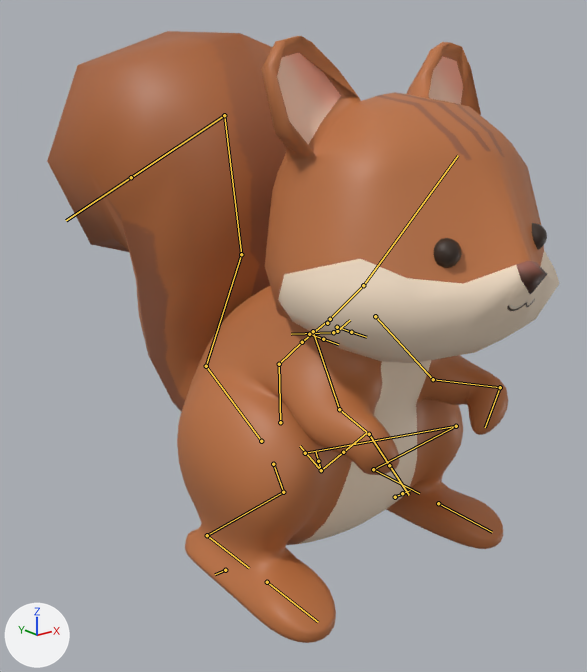
A saved change to the FBX model Assets/_Project/Resources/HabitatAnimals/Squirrel.fbx.
Camera for both pictures: a 50 mm camera at (-0.912, -1.04, 0.829) aimed at (0.042, 0.153, 0.352). The lights are fixed; the arrows at lower left show +X, +Y and +Z. The older version comes first. The bones that change, and the others that lie on the model, are drawn over the model as lines.

Names of what the first picture shows: 'body', 'head', 'tail'.
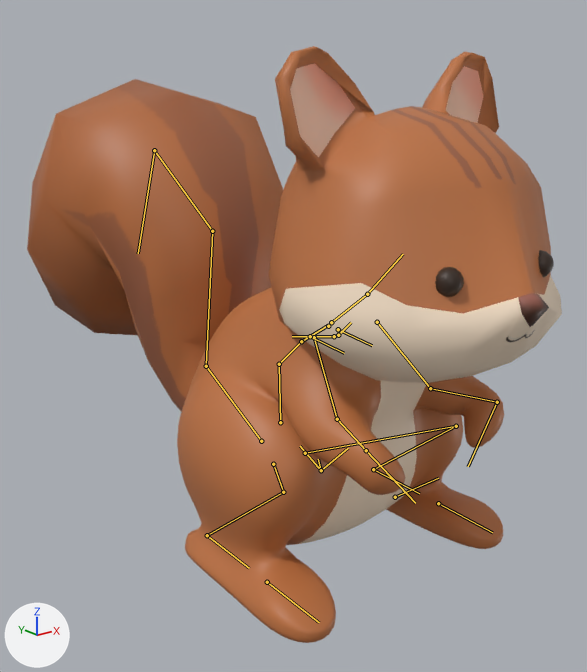
The newer file adds an action. The first version stands in its rest pose; the second is drawn at frame 47 of the action 'metarig|head'.

Patch to the scene script:
```diff
--- a/Assets/_Project/Resources/HabitatAnimals/Squirrel.fbx.py
+++ b/Assets/_Project/Resources/HabitatAnimals/Squirrel.fbx.py
@@ bone_spine_002 @@
 bone_spine_002 = bpy.data.objects['metarig'].pose.bones['spine.002']  # child of 'spine.001'
-bone_spine_002.rotation_quaternion = (1.0, 0.0, 0.0, 0.0)  # degrees (0, 0, 0)
+bone_spine_002.rotation_quaternion = (1.0, -0.008, 0.0, 0.0)  # degrees (-1, 0, 0)
@@ bone_spine_003 @@
 bone_spine_003 = bpy.data.objects['metarig'].pose.bones['spine.003']  # child of 'spine.002'
-bone_spine_003.rotation_quaternion = (1.0, 0.0, 0.0, 0.0)  # degrees (0, 0, 0)
+bone_spine_003.rotation_quaternion = (0.999, 0.05, 0.0, 0.0)  # degrees (6, 0, 0)
@@ bone_spine_006 @@
 bone_spine_006 = bpy.data.objects['metarig'].pose.bones['spine.006']  # child of 'spine.005'
-bone_spine_006.rotation_quaternion = (1.0, 0.0, 0.0, 0.0)  # degrees (0, 0, 0)
+bone_spine_006.rotation_quaternion = (1.0, 0.0, -0.015, 0.012)  # degrees (0, -2, 1)
@@ bone_hand_r @@
 bone_hand_r = bpy.data.objects['metarig'].pose.bones['hand.R']  # child of 'forearm.R'
-bone_hand_r.rotation_quaternion = (1.0, 0.0, 0.0, 0.0)  # degrees (0, 0, 0)
+bone_hand_r.rotation_quaternion = (0.977, 0.047, -0.116, -0.171)  # degrees (8, -12, -21)
@@ bone_bone_001 @@
 bone_bone_001 = bpy.data.objects['metarig'].pose.bones['Bone.001']  # child of 'Bone'
-bone_bone_001.rotation_quaternion = (1.0, 0.0, 0.0, 0.0)  # degrees (0, 0, 0)
+bone_bone_001.rotation_quaternion = (0.985, -0.174, 0.0, 0.0)  # degrees (-20, 0, 0)
@@ bone_bone_002 @@
 bone_bone_002 = bpy.data.objects['metarig'].pose.bones['Bone.002']  # child of 'Bone.001'
-bone_bone_002.rotation_quaternion = (1.0, 0.0, 0.0, 0.0)  # degrees (0, 0, 0)
+bone_bone_002.rotation_quaternion = (0.974, -0.225, 0.0, 0.0)  # degrees (-26, 0, 0)
```

Location of each change, [x1, y1, x2, y2] in pixels of the pictures (587 x 672 px):
'head', posed
    before: [261, 36, 559, 363]
    after: [269, 46, 562, 383]
'body', posed
    before: [177, 286, 508, 643]
    after: [177, 287, 504, 643]
'tail', posed (7% wider, 13% shorter)
    before: [47, 31, 286, 412]
    after: [27, 79, 283, 412]
bone 'spine.002', root to tip
    before: (279, 364) to (302, 342)
    after: (279, 364) to (301, 341)
bone 'spine.003', root to tip
    before: (302, 342) to (327, 321)
    after: (301, 341) to (328, 325)
bone 'spine.006', root to tip
    before: (363, 285) to (458, 155)
    after: (367, 294) to (403, 254)
bone 'hand.R', root to tip
    before: (369, 434) to (389, 465)
    after: (366, 450) to (415, 503)
bone 'Bone.001', root to tip
    before: (206, 366) to (241, 254)
    after: (206, 366) to (212, 231)
bone 'Bone.002', root to tip
    before: (241, 254) to (224, 115)
    after: (212, 231) to (154, 150)
